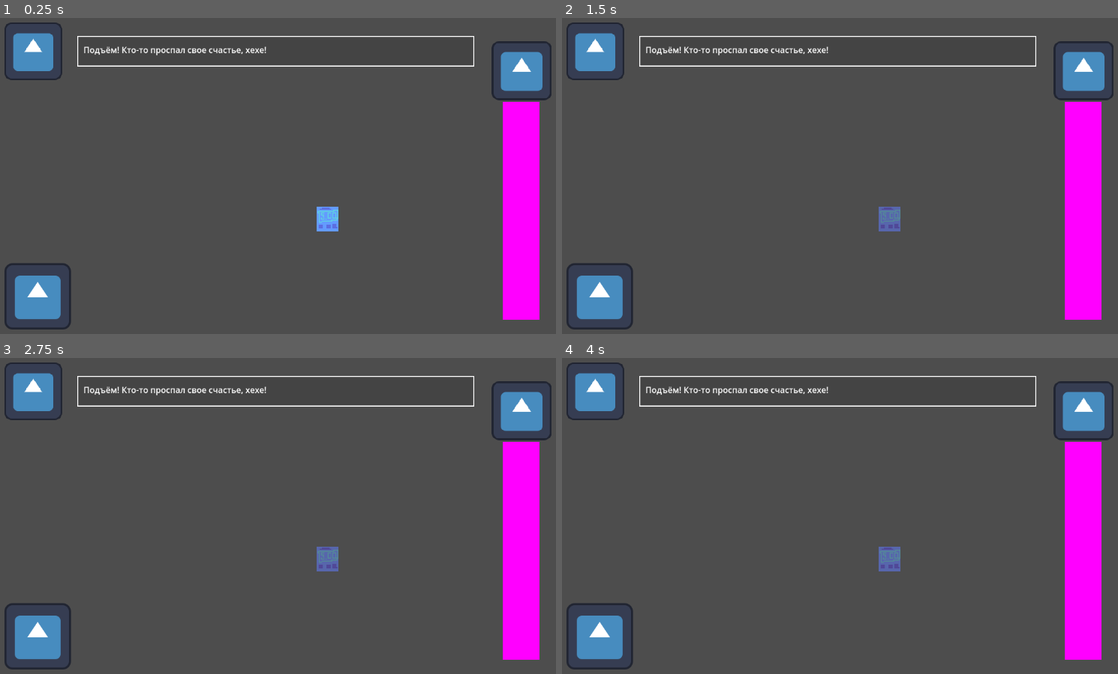
Above: before the commit, frames 1-4 (two rows, left to right).
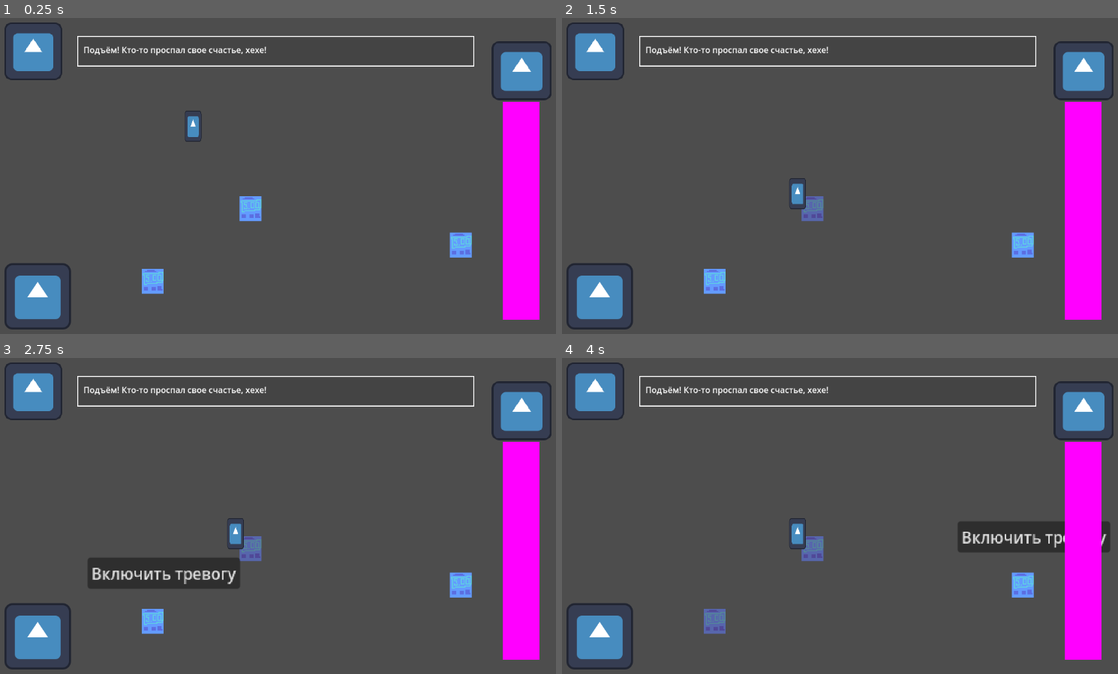
Above: after the commit, the same moments.

Repository: rettuber/GameJam2024
Game: Godot game, scene res://Apartment.tscn
Two runs of this game, one before a commit and one after it. Both use one fixed random seed, a clock stepped at 60 frames per second and the inputs below. The engine's default icon, where the game draws it, is replaced by a stand-in: a white triangle on a blue panel in a dark square.
Inputs (mouse positions are in pixels of both pictures, inside the frame that each line leads up to; where the layout moved, square brackets give the same spot in the first picture):
- Up to frame 1 (0.25 s): no input
- Up to frame 2 (1.5 s): click (812, 210) [890, 220] at 0.5 s; click "Включить тревогу" at 1.25 s
- Up to frame 3 (2.75 s): click (150, 623) at 2.02 s
- Up to frame 4 (4 s): click (723, 572) at 2.75 s, where only the run after the commit has a clickable "Включить тревогу"; click (1023, 585) at 3.52 s

The runs differ from the first frame. In frame 1, 1.4% of the frame differs, in the area x 25-85%, y 29-88%; in frame 2, 1.4%; in frame 3, 3.9%, in the area x 15-85%, y 50-88%; in frame 4, 3.3%.
Error before the commit: Parse Error: Expected indented block after function declaration. (res://Scripts/UI/UI.gd:19)

Commit message:
Human AI

Diff:
--- a/Apartment.tscn
+++ b/Apartment.tscn
@@ -1,15 +1,47 @@
-[gd_scene load_steps=5 format=3 uid="uid://8cbgxlnb2tmb"]
+[gd_scene load_steps=7 format=3 uid="uid://8cbgxlnb2tmb"]
 
 [ext_resource type="Script" path="res://Scripts/CameraPlayer.gd" id="1_jh2oc"]
+[ext_resource type="Script" path="res://GameMaster.gd" id="1_ktbo2"]
 [ext_resource type="PackedScene" uid="uid://oo8pp1huxkwe" path="res://Scripts/UI/UI.tscn" id="2_5j1p0"]
 [ext_resource type="PackedScene" uid="uid://cj454rliywua5" path="res://Scripts/Objects/Objects/Alarm Clock.tscn" id="2_xq5q4"]
+[ext_resource type="PackedScene" uid="uid://csi4le46i2bd3" path="res://Scripts/Human/Human.tscn" id="4_g71bu"]
 
 [sub_resource type="NavigationPolygon" id="NavigationPolygon_v6fp6"]
-vertices = PackedVector2Array(266, 108, 10, 108, 10, 9, 266, 9)
+vertices = PackedVector2Array(307.633, 188, -321.18, 188, -293.742, -159.219, 294.367, -173.75)
 polygons = Array[PackedInt32Array]([PackedInt32Array(0, 1, 2, 3)])
-outlines = Array[PackedVector2Array]([PackedVector2Array(0, -1, 1162, -6, 1162, 654, -7, 658)])
+outlines = Array[PackedVector2Array]([PackedVector2Array(-303, -169, 304, -184, 318, 198, -332, 198)])
 
 [node name="Node2D" type="Node2D"]
+script = ExtResource("1_ktbo2")
+
+[node name="NavigationRegion2D" type="NavigationRegion2D" parent="."]
+z_index = -1
+navigation_polygon = SubResource("NavigationPolygon_v6fp6")
+
+[node name="Object" parent="." instance=ExtResource("2_xq5q4")]
+offset_left = -45.0
+offset_top = 19.0
+offset_right = -15.0
+offset_bottom = 49.0
+metadata/_edit_use_anchors_ = true
+
+[node name="Object2" parent="." instance=ExtResource("2_xq5q4")]
+offset_left = -139.0
+offset_top = 89.0
+offset_right = -109.0
+offset_bottom = 119.0
+metadata/_edit_use_anchors_ = true
+
+[node name="Object3" parent="." instance=ExtResource("2_xq5q4")]
+offset_left = 157.0
+offset_top = 54.0
+offset_right = 187.0
+offset_bottom = 84.0
+metadata/_edit_use_anchors_ = true
+
+[node name="Human" parent="." node_paths=PackedStringArray("Destinations") instance=ExtResource("4_g71bu")]
+position = Vector2(-111, -86)
+Destinations = [NodePath("../Object"), NodePath("../Object2"), NodePath("../Object3")]
 
 [node name="Camera2D" type="Camera2D" parent="."]
 position = Vector2(-1, 4)
@@ -23,21 +55,11 @@
 
 [node name="CanvasLayer" type="CanvasLayer" parent="Camera2D"]
 
-[node name="Ui" parent="Camera2D/CanvasLayer" instance=ExtResource("2_5j1p0")]
+[node name="Interface" parent="Camera2D/CanvasLayer" instance=ExtResource("2_5j1p0")]
+visible = false
 z_index = 5
 offset_left = -4.0
 offset_top = 4.0
 offset_right = -4.0
 offset_bottom = 4.0
 metadata/_edit_use_anchors_ = true
-
-[node name="NavigationRegion2D" type="NavigationRegion2D" parent="."]
-z_index = -1
-navigation_polygon = SubResource("NavigationPolygon_v6fp6")
-
-[node name="Object" parent="." instance=ExtResource("2_xq5q4")]
-offset_left = 29.0
-offset_top = 29.0
-offset_right = 59.0
-offset_bottom = 59.0
-metadata/_edit_use_anchors_ = true
--- /dev/null
+++ b/GameMaster.gd
@@ -0,0 +1,12 @@
+extends Node2D
+
+@onready var human = get_node("Human")
+
+func _ready() -> void:
+	$Camera2D/CanvasLayer/Interface.visible = true
+
+func direct_human(node) -> void:
+	pass
+
+func _process(delta: float) -> void:
+	pass
--- a/Scripts/Human/Human.gd
+++ b/Scripts/Human/Human.gd
@@ -1,21 +1,71 @@
 extends CharacterBody2D
 
-const SPEED = 300.0
+var StressLevel: float = 0.0
+var movement_speed: float = 200.0
+var current_target_position: Vector2 = Vector2(60.0,180.0)
+var current_target : InteractableObject
+@export var Destinations: Array[InteractableObject] = []
+@onready var navigation_agent: NavigationAgent2D = $NavigationAgent2D
+var movement_allowed = false
+var i = 0
 
-var StressLevel: float = 0.0
+#region Actor Setup
+func _ready():
+	navigation_agent.path_desired_distance = 4.0
+	navigation_agent.target_desired_distance = 4.0
+	call_deferred("actor_setup")
 
-func _physics_process(delta: float) -> void:
-	# Add the gravity.
-	if not is_on_floor():
-		velocity += get_gravity() * delta
+func actor_setup():
+	await get_tree().physics_frame
+	current_target = Destinations[i]
+	set_movement_target(current_target)
+	movement_allowed = true
+#endregion
 
-	var direction := Input.get_axis("ui_left", "ui_right")
-	if direction:
-		velocity.x = direction * SPEED
-	else:
-		velocity.x = move_toward(velocity.x, 0, SPEED)
+#region Movement
+func set_movement_target(target: InteractableObject):
+	current_target = target
+	current_target_position = current_target.global_position
+	navigation_agent.target_position = current_target_position
 
-	move_and_slide()
+func _physics_process(delta):
+	if movement_allowed:
+		if navigation_agent.is_navigation_finished():
+			_attempt_interact()
+			movement_allowed = false
+			return
 
-func move_to_position(target: Vector2) -> void:
-	pass
+		var current_agent_position: Vector2 = global_position
+		var next_path_position: Vector2 = navigation_agent.get_next_path_position()
+
+		velocity = current_agent_position.direction_to(next_path_position) * movement_speed
+		move_and_slide()
+#endregion
+
+func _attempt_interact():
+	if current_target.state == current_target.State.BUGGED:
+		print("Human is angry!")
+		Interface.UpdateAISpeech("Человек сердится! Ахахаха!")
+		Interface.IncreaseStress()
+		_attempt_repair()
+	if current_target.state == current_target.State.USABLE:
+		print("Human is happy!")
+		Interface.DecreaseStress()
+		var time = current_target.InteractionTime
+		await get_tree().create_timer(time).timeout
+		_continue_movement()
+
+func _attempt_repair():
+	print("Human attempting repairs!")
+	var callable = current_target.Selected_Action.npc_function_name
+	current_target.call(callable)
+	await get_tree().create_timer(3.0).timeout
+	print("Human finished repairs.")
+	_continue_movement()
+
+func _continue_movement():
+	i += 1
+	if i >= Destinations.size():
+		i = 0
+	set_movement_target(Destinations[i])
+	movement_allowed = true
--- a/Scripts/Human/Human.tscn
+++ b/Scripts/Human/Human.tscn
@@ -1,6 +1,22 @@
-[gd_scene load_steps=3 format=3 uid="uid://csi4le46i2bd3"]
+[gd_scene load_steps=6 format=3 uid="uid://csi4le46i2bd3"]
 
 [ext_resource type="Script" path="res://Scripts/Human/Human.gd" id="1_gc40w"]
+[ext_resource type="Texture2D" uid="uid://blhx2al0j0uqb" path="res://icon.svg" id="2_margg"]
+
+[sub_resource type="AtlasTexture" id="AtlasTexture_xps1p"]
+atlas = ExtResource("2_margg")
+region = Rect2(0, 0, 128, 128)
+
+[sub_resource type="SpriteFrames" id="SpriteFrames_onjo3"]
+animations = [{
+"frames": [{
+"duration": 1.0,
+"texture": SubResource("AtlasTexture_xps1p")
+}],
+"loop": true,
+"name": &"default",
+"speed": 5.0
+}]
 
 [sub_resource type="RectangleShape2D" id="RectangleShape2D_soa5d"]
 size = Vector2(16, 32)
@@ -8,6 +24,10 @@
 [node name="Human" type="CharacterBody2D"]
 script = ExtResource("1_gc40w")
 
+[node name="AnimatedSprite2D" type="AnimatedSprite2D" parent="."]
+scale = Vector2(0.125, 0.234375)
+sprite_frames = SubResource("SpriteFrames_onjo3")
+
 [node name="NavigationAgent2D" type="NavigationAgent2D" parent="."]
 
 [node name="CollisionShape2D" type="CollisionShape2D" parent="."]
--- a/Scripts/Objects/ObjectAction.gd
+++ b/Scripts/Objects/ObjectAction.gd
@@ -3,4 +3,5 @@
 
 @export var Name: String = "" # Название действия
 @export var Description: String = "" # Описание действия
-@export var function_name: String = "" # Функция к выполнению при выборе действия
+@export var player_function_name: String = "" # Функция к выполнению при выборе действия
+@export var npc_function_name: String = "" # Функция для починки объекта
--- a/Scripts/Objects/ObjectScript.gd
+++ b/Scripts/Objects/ObjectScript.gd
@@ -5,8 +5,11 @@
 @export var ColorBugged : Color = Color("e0a8ad")
 @export var ColorUnusable : Color = Color ("a0a0a0")
 @export var Actions : Array[ObjectAction] = []; # Массив действий
+@export var Selected_Action: ObjectAction
 enum State { USABLE, BUGGED, UNUSABLE } # Состояния
 @export var state: State # Состояние
+
+@export var InteractionTime: float = 5.0
 
 @onready var popup = $CloudPopUp # Облачко поп-ап
 
@@ -18,7 +21,7 @@
 	for action in Actions:
 		var button = Button.new()
 		button.text = action.Name
-		button.connect("pressed", Callable(self, action.function_name))
+		button.connect("pressed", Callable(self, action.player_function_name))
 		$FlowContainer.add_child(button)
 	$FlowContainer.visible = false
 
--- a/Scripts/Objects/Objects/Alarm Clock.tscn
+++ b/Scripts/Objects/Objects/Alarm Clock.tscn
@@ -8,11 +8,15 @@
 script = ExtResource("3_hfl4y")
 Name = "Включить тревогу"
 Description = "Подъём! Кто-то проспал свое счастье, хехе!"
-function_name = "AlarmClockRing"
+player_function_name = "AlarmClockRing"
+npc_function_name = "AlarmClockTurnOff"
 
 [node name="Object" instance=ExtResource("1_wdhc4")]
 script = ExtResource("2_3kipe")
 Actions = Array[ExtResource("3_hfl4y")]([SubResource("Resource_45r7t")])
+
+[node name="CloudPopUp" parent="." index="0"]
+visible = false
 
 [node name="FlowContainer" parent="." index="2"]
 offset_left = -52.5
--- a/Scripts/Objects/Objects/AlarmClock.gd
+++ b/Scripts/Objects/Objects/AlarmClock.gd
@@ -1,4 +1,9 @@
 extends InteractableObject
 
 func AlarmClockRing():
+	Selected_Action = Actions[0]
 	Player_interaction()
+
+func AlarmClockTurnOff():
+	Selected_Action = Actions[0]
+	NPC_interaction()
--- a/Scripts/UI/Main Menu.tscn
+++ b/Scripts/UI/Main Menu.tscn
@@ -27,6 +27,7 @@
 offset_bottom = 102.0
 grow_horizontal = 2
 grow_vertical = 2
+theme_override_constants/separation = 30
 alignment = 1
 
 [node name="StartGame" type="Button" parent="CanvasLayer/VBoxContainer"]
--- a/Scripts/UI/MainMenu.gd
+++ b/Scripts/UI/MainMenu.gd
@@ -4,14 +4,11 @@
 func _on_StartGame_pressed() -> void:
 	get_tree().change_scene_to_file("res://Apartment.tscn")
 
-
 func _on_Options_pressed() -> void:
 	pass # Replace with function body.
-
 
 func _on_Credits_pressed() -> void:
 	pass # Replace with function body.
 
-
 func _on_Exit_pressed() -> void:
 	get_tree().quit()
--- /dev/null
+++ b/Scripts/UI/PauseMenu.gd
@@ -0,0 +1,13 @@
+extends Control
+
+func _on_Resume_pressed() -> void:
+	visible = false
+
+func _on_Options_pressed() -> void:
+	pass # Replace with function body.
+
+func _on_ToMainMenu_pressed() -> void:
+	get_tree().change_scene_to_file("res://Scripts/UI/Main Menu.tscn")
+
+func _on_Exit_pressed() -> void:
+	get_tree().quit()
--- /dev/null
+++ b/Scripts/UI/PauseMenu.tscn
@@ -0,0 +1,61 @@
+[gd_scene load_steps=3 format=3 uid="uid://dnvfoknhj6d05"]
+
+[ext_resource type="Script" path="res://Scripts/UI/PauseMenu.gd" id="1_1a3xi"]
+
+[sub_resource type="Theme" id="Theme_1xvtl"]
+
+[node name="PauseMenu" type="Control"]
+layout_mode = 3
+anchors_preset = 15
+anchor_right = 1.0
+anchor_bottom = 1.0
+grow_horizontal = 2
+grow_vertical = 2
+script = ExtResource("1_1a3xi")
+
+[node name="ColorRect" type="ColorRect" parent="."]
+layout_mode = 1
+anchors_preset = 15
+anchor_right = 1.0
+anchor_bottom = 1.0
+grow_horizontal = 2
+grow_vertical = 2
+color = Color(0, 0, 0, 0.294118)
+
+[node name="VBoxContainer" type="VBoxContainer" parent="."]
+layout_mode = 1
+anchors_preset = 8
+anchor_left = 0.5
+anchor_top = 0.5
+anchor_right = 0.5
+anchor_bottom = 0.5
+offset_left = -150.0
+offset_top = -112.0
+offset_right = 157.0
+offset_bottom = 102.0
+grow_horizontal = 2
+grow_vertical = 2
+theme_override_constants/separation = 30
+alignment = 1
+
+[node name="Resume" type="Button" parent="VBoxContainer"]
+layout_mode = 2
+text = "Resume"
+
+[node name="Options" type="Button" parent="VBoxContainer"]
+layout_mode = 2
+text = "Options"
+
+[node name="ToMainMenu" type="Button" parent="VBoxContainer"]
+layout_mode = 2
+text = "Back to Main Menu"
+
+[node name="Exit" type="Button" parent="VBoxContainer"]
+layout_mode = 2
+theme = SubResource("Theme_1xvtl")
+text = "Exit"
+
+[connection signal="pressed" from="VBoxContainer/Resume" to="." method="_on_Resume_pressed"]
+[connection signal="pressed" from="VBoxContainer/Options" to="." method="_on_Options_pressed"]
+[connection signal="pressed" from="VBoxContainer/ToMainMenu" to="." method="_on_ToMainMenu_pressed"]
+[connection signal="pressed" from="VBoxContainer/Exit" to="." method="_on_Exit_pressed"]
--- a/Scripts/UI/UI.gd
+++ b/Scripts/UI/UI.gd
@@ -2,6 +2,42 @@
 extends Control
 
 var stress = 0
+var stop_clock = false
+@export var hours = 5
+@export var minutes = 0
+
+var hours_text
+var minutes_text
+var ai_speech
+
+func _ready() -> void:
+	call_deferred("_ui_setup")
+
+func _ui_setup():
+	await get_tree().physics_frame
+	hours_text = get_node("ClockContainer/MarginContainer/HBoxContainer/ClockHours")
+	minutes_text = get_node("ClockContainer/MarginContainer/HBoxContainer/ClockMinutes")
+	ai_speech = get_node("AISpeechContainer/MarginContainer/AISpeech")
+	_start_clock()
+
+func _start_clock():
+	while hours < 22:
+		if not stop_clock:
+			await get_tree().create_timer(0.1).timeout
+			minutes += 1
+			if minutes >= 60:
+				minutes = 0
+				hours += 1
+			if hours_text:
+				hours_text.text = ""
+				if hours < 10:
+					hours_text.text = "0"
+				hours_text.append_text(str(hours))
+			if minutes_text:
+				minutes_text.text = ""
+				if minutes < 10:
+					minutes_text.text = "0"
+				minutes_text.append_text(str(minutes))
 
 func IncreaseStress() :
 	stress += 1
@@ -13,7 +49,9 @@
 		10:
 			pass
 
+func DecreaseStress() :
+	if stress > 0: stress -= 1
+
 func UpdateAISpeech(text: String) :
-	%AISpeech.text = text
-
-func UpdateClock():
+	if ai_speech:
+		ai_speech.text = text
--- a/project.godot
+++ b/project.godot
@@ -17,7 +17,7 @@
 
 [autoload]
 
-Ui="*res://Scripts/UI/UI.gd"
+Interface="*res://Scripts/UI/UI.gd"
 
 [input]
 
